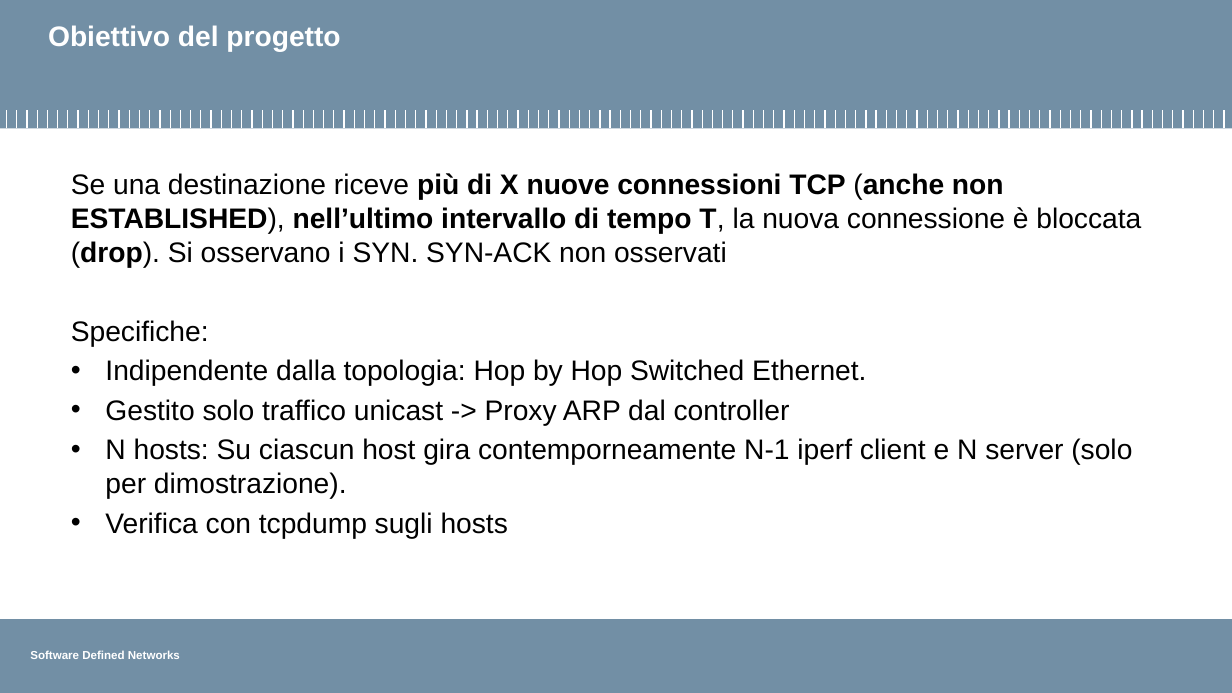
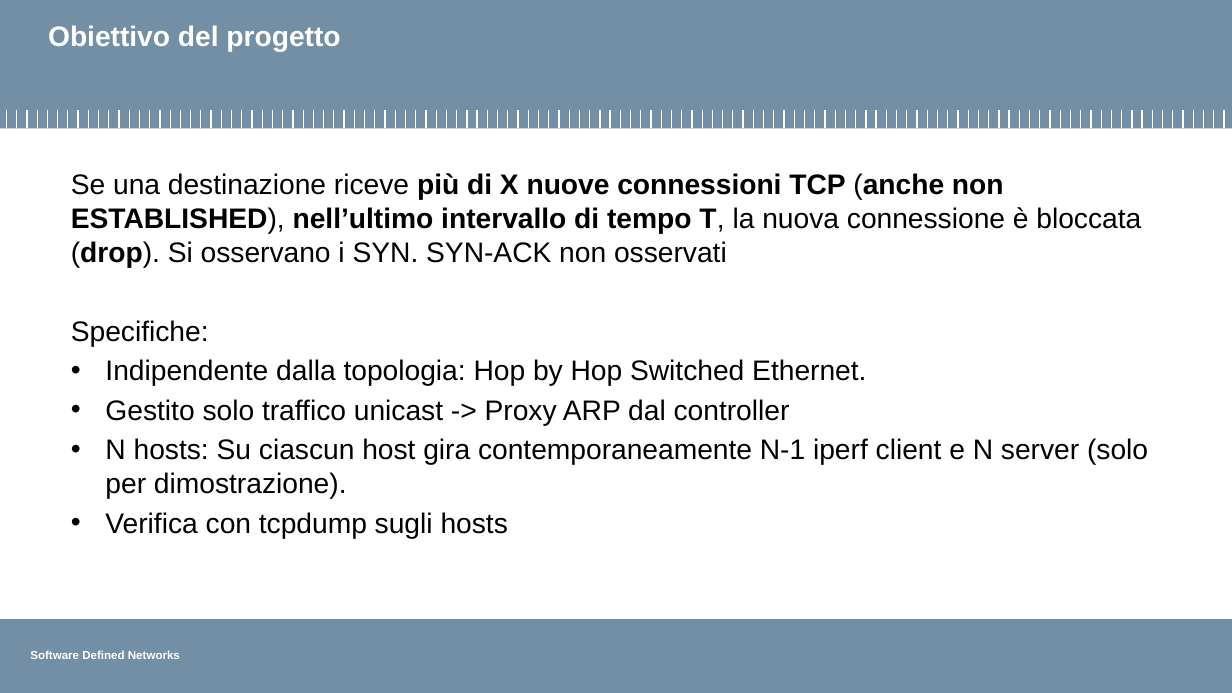
Before and after one commit to pierluigigrossi/progetto-SDN, a slide deck: slide 4 of intermedia8.pptx. Drawn at 1232x693 pixels with LibreOffice and Linux fonts; fonts in the diff are those of the drawing; background and template pictures are left out. Boxes give left, top, right and bottom in pixels: in the first picture for what was removed or moved away, otherwise in the second. Text is boxed around its words. In the diff, an @@ line names an element or a change of style, - is before the commit and + after.

```diff
--- a/intermedia8.pptx
+++ b/intermedia8.pptx
@@ text at bbox=[105, 438, 1148, 499]: text changed @@
-• N hosts: Su ciascun host gira contemporneamente N-1 iperf client e N server (solo per dimostrazione).
+• N hosts: Su ciascun host gira contemporaneamente N-1 iperf client e N server (solo per dimostrazione).
```
Also in this commit, not shown: 2 other slides changed, 2 other files.
